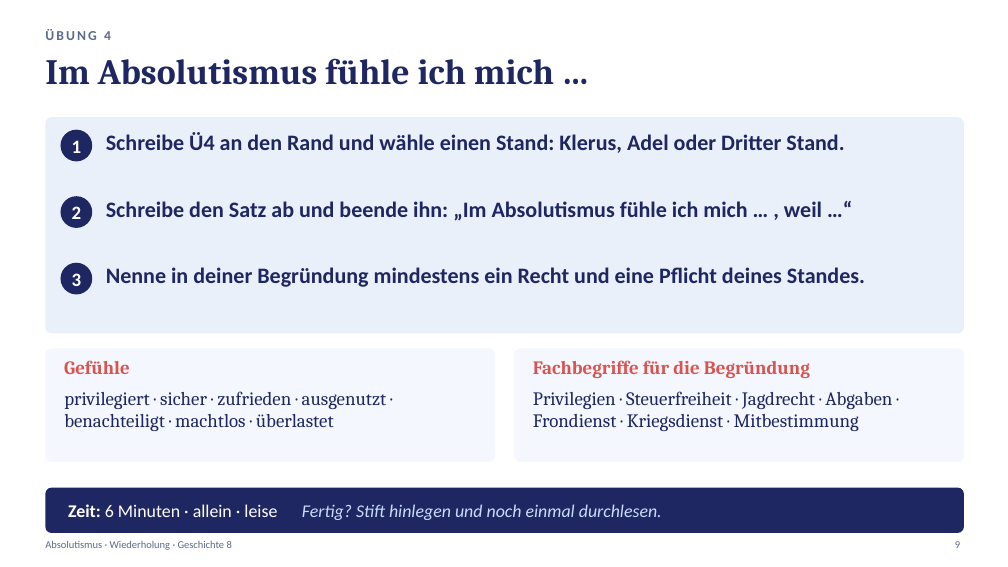
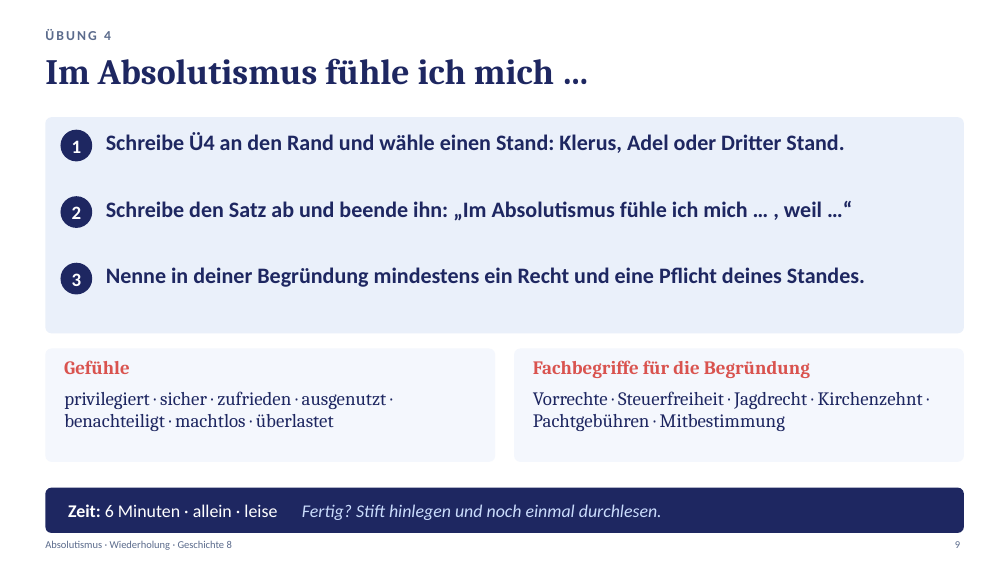
Before and after one commit to golzkonstantin-gif/Schule, a slide deck: slide 9 of Geschichte_8/Absolutismus_Wiederholung/Praesentation_Absolutismus_Wiederholung.pptx. Drawn at 1008x567 pixels with LibreOffice and Linux fonts; fonts in the diff are those of the drawing. Boxes give left, top, right and bottom in pixels: in the first picture for what was removed or moved away, otherwise in the second. Text is boxed around its words. In the diff, an @@ line names an element or a change of style, - is before the commit and + after.

```diff
--- a/Geschichte_8/Absolutismus_Wiederholung/Praesentation_Absolutismus_Wiederholung.pptx
+++ b/Geschichte_8/Absolutismus_Wiederholung/Praesentation_Absolutismus_Wiederholung.pptx
@@ text at (x1=533, y1=391, x2=923, y2=431): text changed @@
-Privilegien · Steuerfreiheit · Jagdrecht · Abgaben · Frondienst · Kriegsdienst · Mitbestimmung
+Vorrechte · Steuerfreiheit · Jagdrecht · Kirchenzehnt · Pachtgebühren · Mitbestimmung
```
Also in this commit, not shown: 2 other slides changed, 11 other files.
